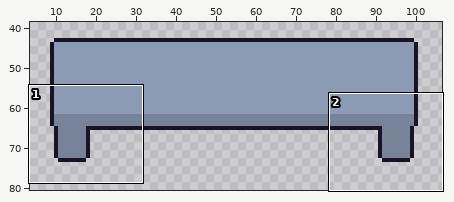
Pixel-art file: assets/items/large rectangle table.aseprite. The picture above shows the old version from afar; the outline marks the close-up.
Close-up. Old version:
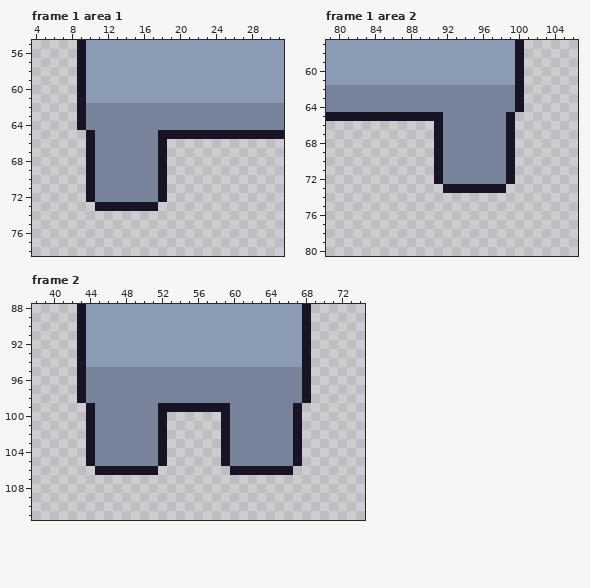
112x112 pixels, 2 frames. Shown: frame 1 area 1: x 4..31, y 55..78; frame 1 area 2: x 79..106, y 57..80; frame 2: x 38..74, y 88..111. The wide view leaves out empty margins.
The same view after the edit:
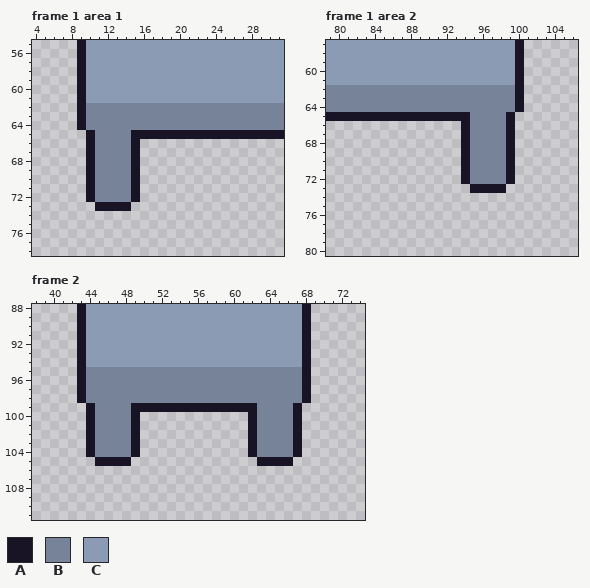
Palette (. is transparent): A #181425  B #768398  C #8b9bb4
Diff:
Frame 1 area 1:
y 65: x 15..17 BBB -> AAA
y 66..72: x 15..18 BBBA -> A...
y 73: x 15..17 AAA -> ...
Frame 1 area 2:
y 65: x 92..94 BBB -> AAA
y 66..72: x 91..94 ABBB -> ...A
y 73: x 92..94 AAA -> ...
Frame 2:
y 99: x 49..51 BBB -> AAA; x 60..62 BBB -> AAA
y 100..104: x 49..52 BBBA -> A...; x 59..62 ABBB -> ...A
y 105: x 44..52 ABBBBBBBA -> .AAAA....; x 59..67 ABBBBBBBA -> ....AAAA.
y 106: x 45..51 AAAAAAA -> .......; x 60..66 AAAAAAA -> .......
Changed places in both close-ups, as pixel boxes (x1, y1, x2, y2):
changed: (131, 130, 167, 211)
changed: (434, 112, 470, 193)
changed: (86, 403, 167, 475)
changed: (221, 403, 302, 475)
